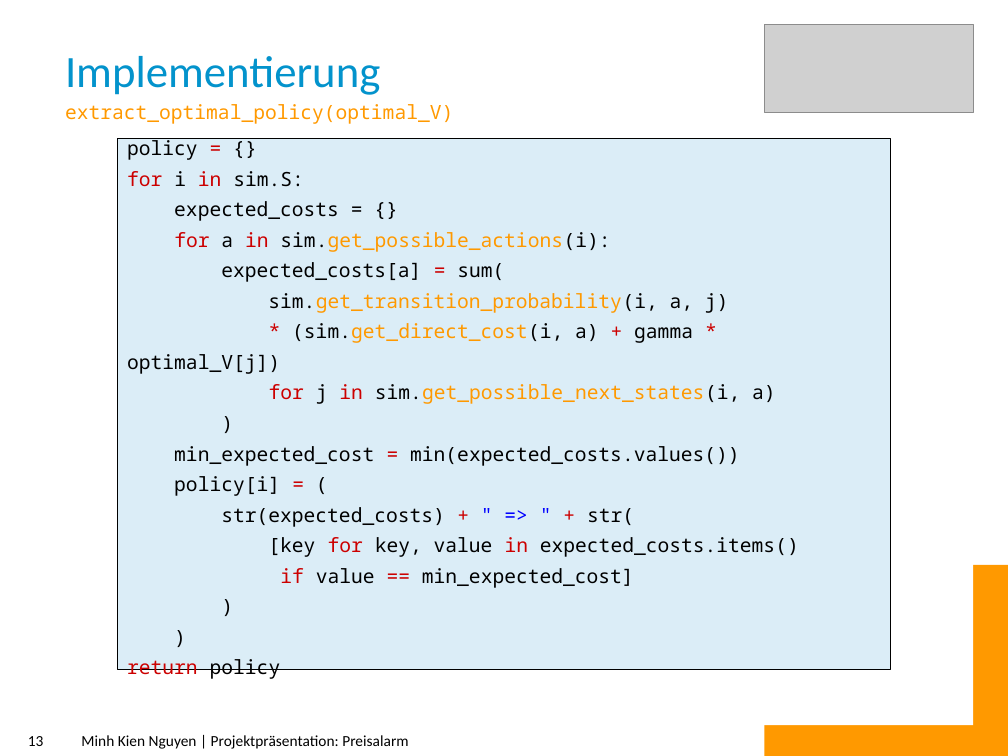
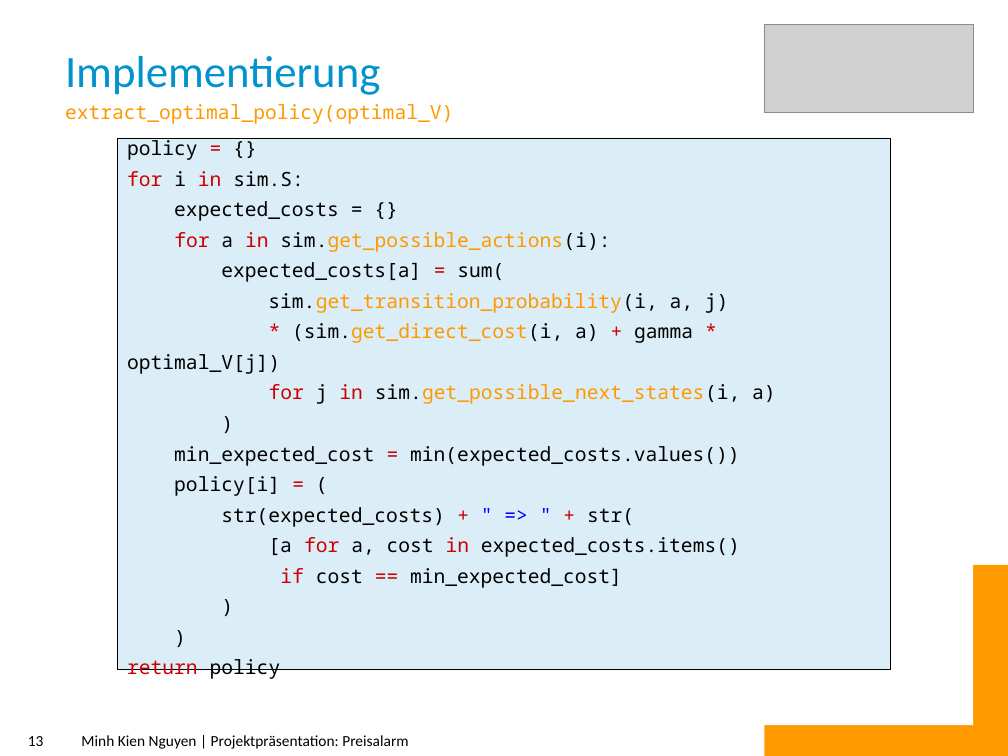
Before and after one commit to krieger1512/Wissen1_Preisalarm, a slide deck: slide 13 of Preisalarm.pptx. Drawn at 1008x756 pixels with LibreOffice and Linux fonts; fonts in the diff are those of the drawing; grey boxes stand for pictures. Boxes give left, top, right and bottom in pixels: in the first picture for what was removed or moved away, otherwise in the second. Text is boxed around its words. In the diff, an @@ line names an element or a change of style, - is before the commit and + after.

Commit message:
changed code in ppt

```diff
--- a/Preisalarm.pptx
+++ b/Preisalarm.pptx
@@ text in rectangle at box(268, 537, 740, 588): text changed @@
-[key for key, value in expected_costs.items()
-if value == min_expected_cost]
+[a for a, cost in expected_costs.items()
+if cost == min_expected_cost]
```
Also in this commit, not shown: 1 other slide changed.
